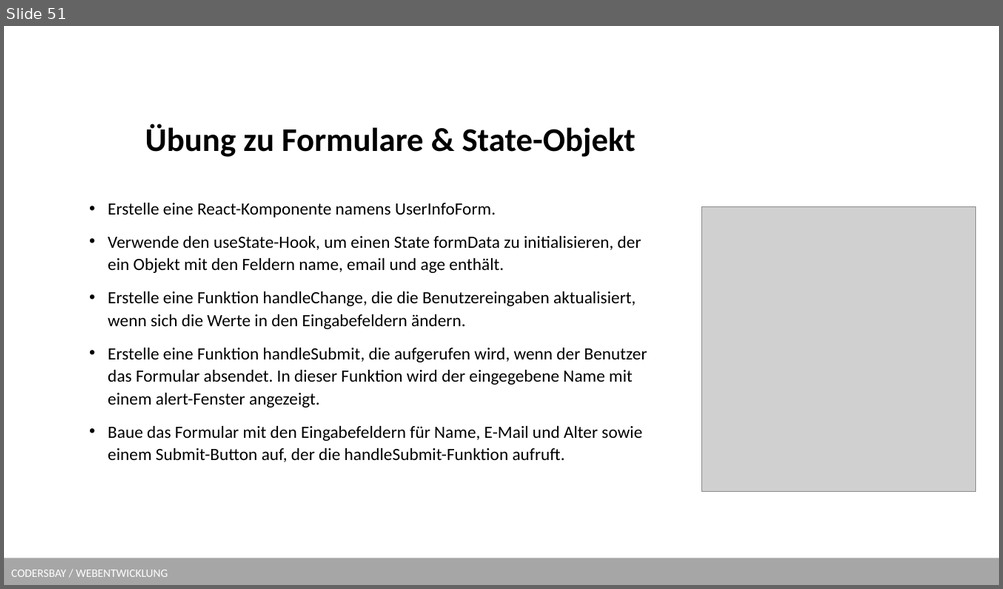
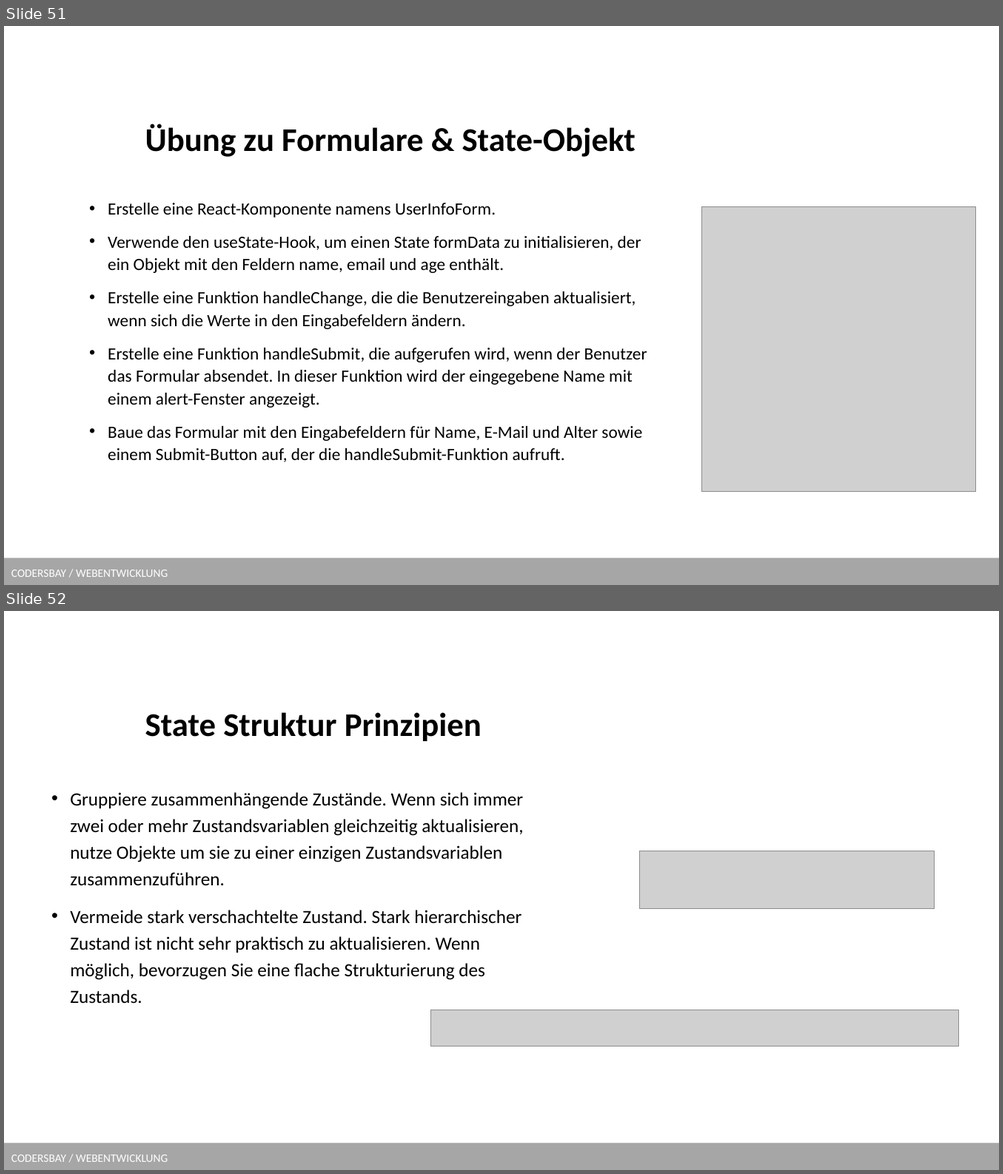
Before and after one commit to kodo89/Webentwicklung_23_24, a slide deck: 9. React/React.pptx. Shown one above the other, each under a label of ours: slide 51 before the commit, slides 51 and 52 after it. The pictures are 1003x589 and 1003x1174 pixels, drawn with LibreOffice and Linux fonts; fonts in the diff are those of the drawing; grey boxes stand for pictures; background and template pictures are left out. Boxes give left, top, right and bottom in pixels: in the first picture for what was removed or moved away, otherwise in the second. Text is boxed around its words. In the diff, an @@ line names an element or a change of style, - is before the commit and + after.

```diff
--- a/9. React/React.pptx
+++ b/9. React/React.pptx
@@ slide 52 added at (4,611,999,1170), background #FFFFFF; not listed: 1 template element that a slide beside it also shows @@
@@ title added at (145,712,481,741), 32 pt, text #000000, bold @@
+State Struktur Prinzipien
@@ text added at (70,792,523,1004), 18 pt, text #000000 @@
+• Gruppiere zusammenhängende Zustände. Wenn sich immer zwei oder mehr Zustandsvariablen gleichzeitig aktualisieren, nutze Objekte um sie zu einer einzigen Zustandsvariablen zusammenzuführen.
+• Vermeide stark verschachtelte Zustand. Stark hierarchischer Zustand ist nicht sehr praktisch zu aktualisieren. Wenn möglich, bevorzugen Sie eine flache Strukturierung des Zustands.
@@ picture added at (639,851,934,908) @@
@@ picture added at (431,1011,959,1047) @@
```
Also in this commit, not shown: 20 other slides added, 2 other files.
